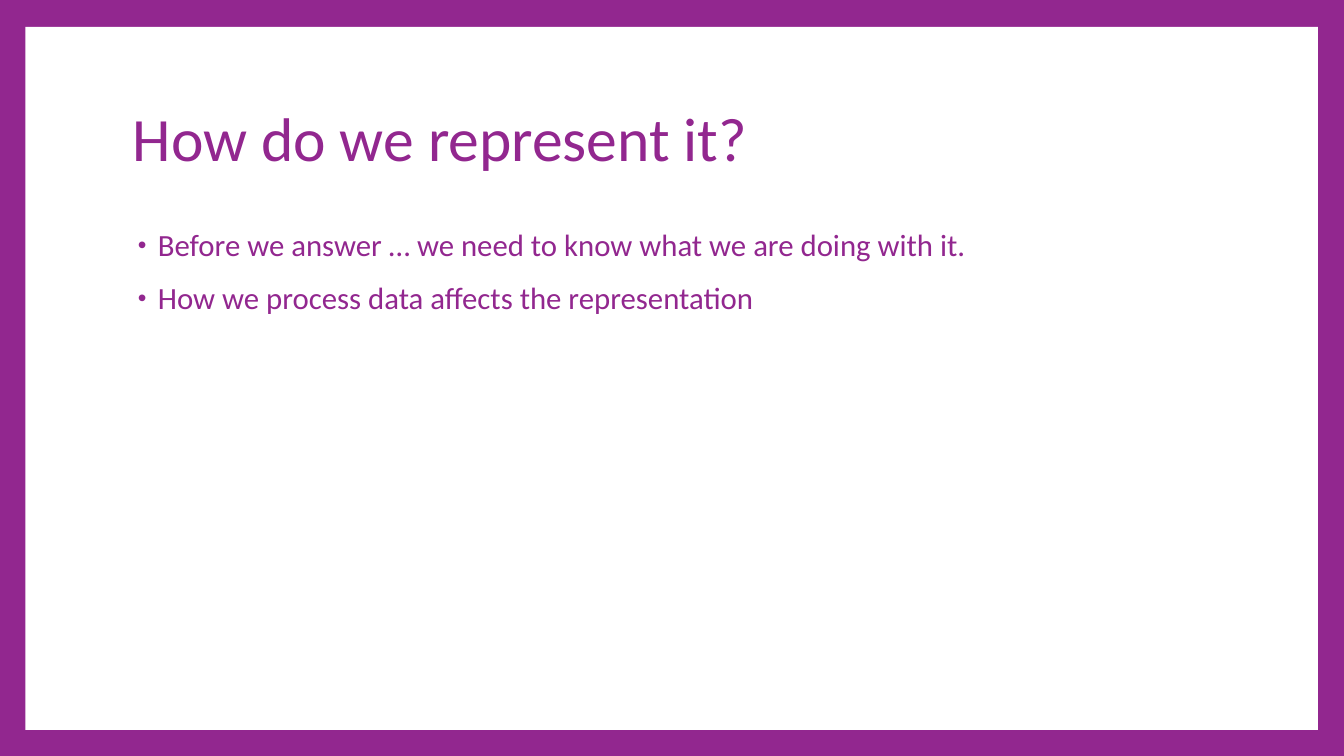
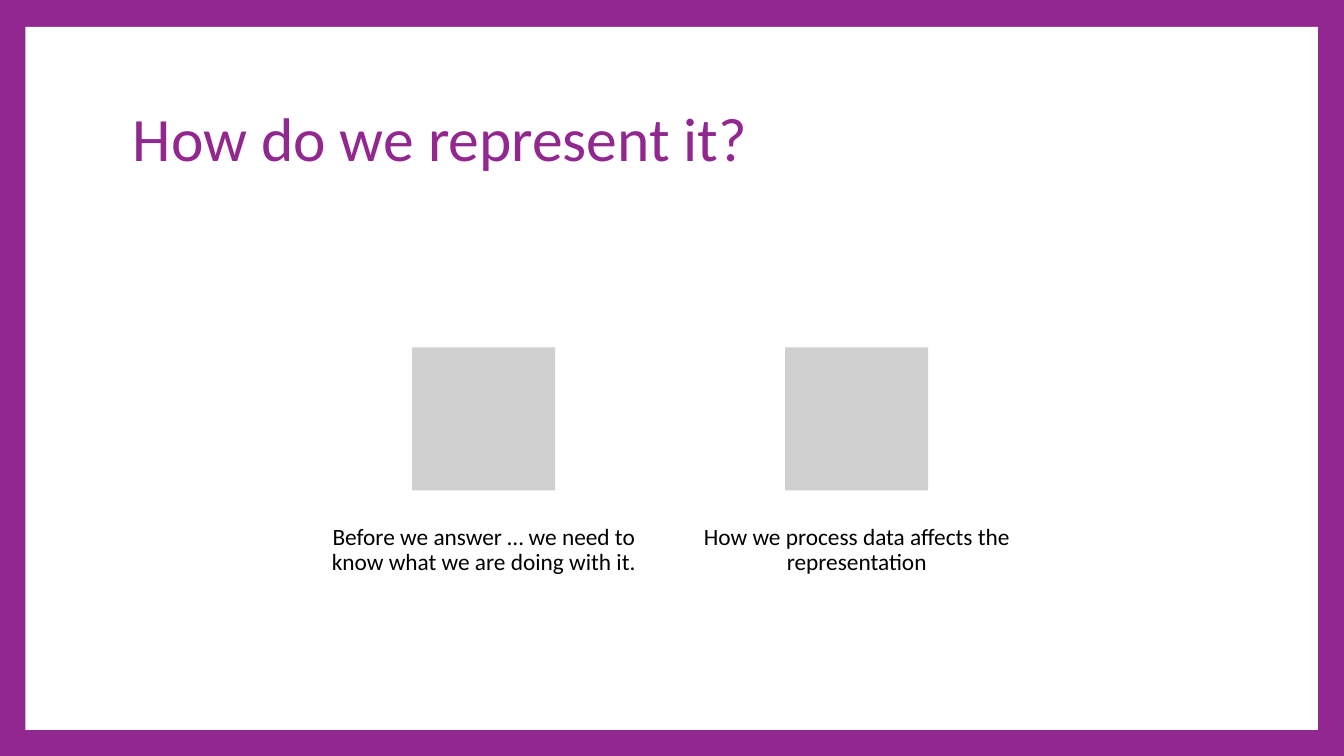
Before and after one commit to cdiggins/cs321, a slide deck: slide 26 of class-notes/cs321-winter-2023-lecture-7.pptx (slide 29 before the commit). Drawn at 1344x756 pixels with LibreOffice and Linux fonts; fonts in the diff are those of the drawing; grey boxes stand for pictures. Boxes give left, top, right and bottom in pixels: in the first picture for what was removed or moved away, otherwise in the second. Text is boxed around its words. In the diff, an @@ line names an element or a change of style, - is before the commit and + after.

```diff
--- a/class-notes/cs321-winter-2023-lecture-7.pptx
+++ b/class-notes/cs321-winter-2023-lecture-7.pptx
@@ text removed at [158, 234, 965, 314] @@
-• Before we answer … we need to know what we are doing with it.
-• How we process data affects the representation
@@ group added at [332, 347, 1010, 574]: 2 pictures, 2 texts @@
+Before we answer … we need to know what we are doing with it.
+How we process data affects the representation
```
Also in this commit, not shown: 20 other slides changed, 3 slides added, 6 slides removed, 1 other file.
